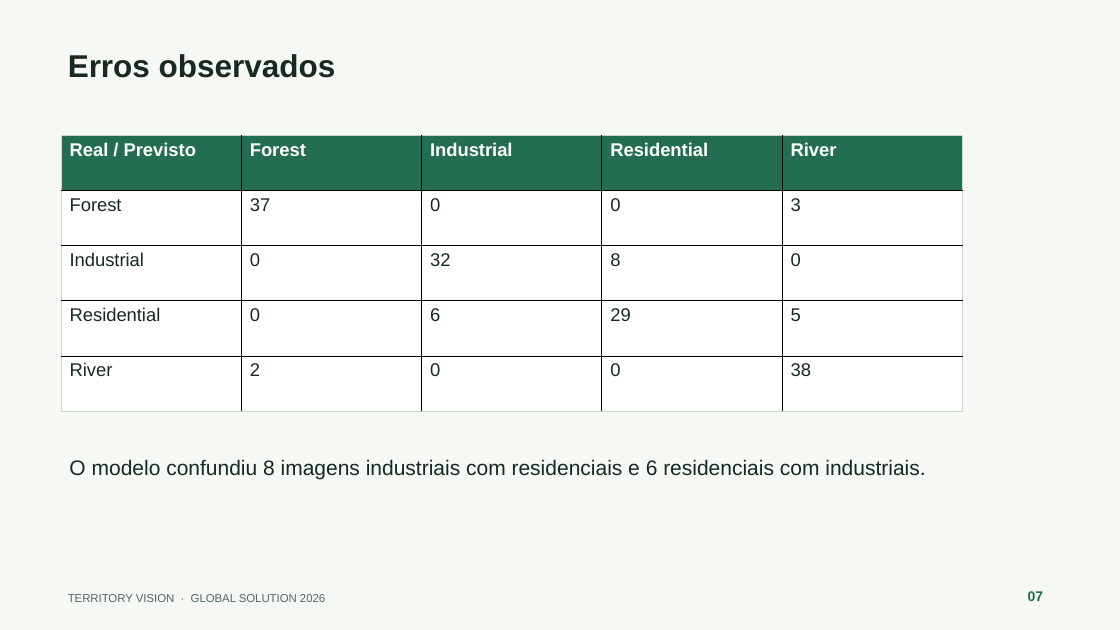
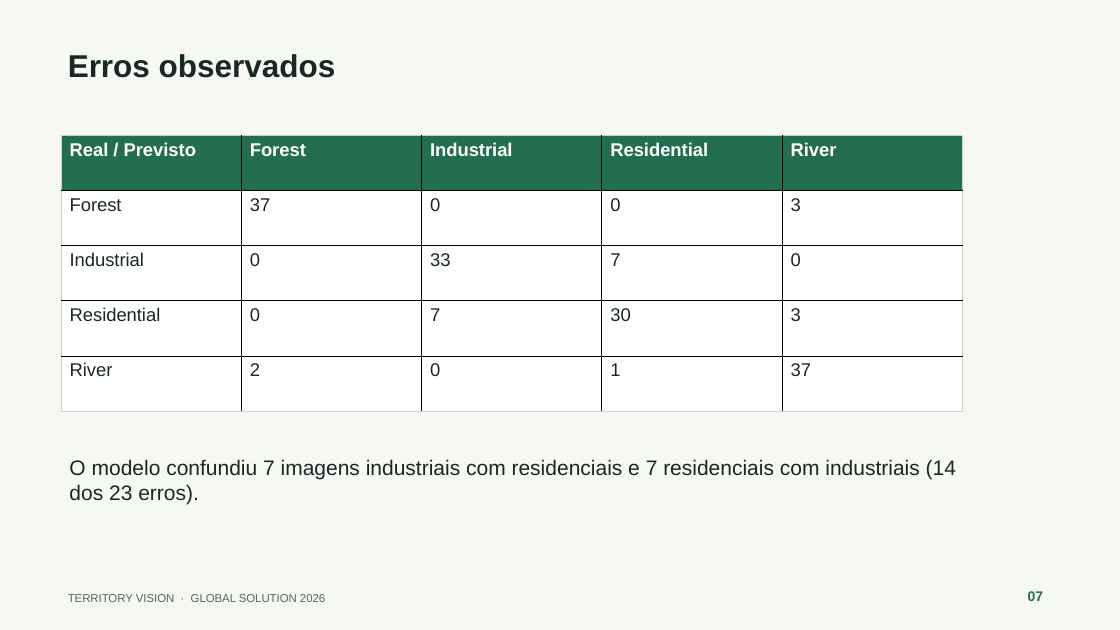
Before and after one commit to JoaoVictorAAbreu-Dev/gs-2026-cnn, a slide deck: slide 7 of docs/Territory_Vision_Apresentacao_Final.pptx. Drawn at 1120x630 pixels with LibreOffice and Linux fonts; fonts in the diff are those of the drawing. Boxes give left, top, right and bottom in pixels: in the first picture for what was removed or moved away, otherwise in the second. Text is boxed around its words. In the diff, an @@ line names an element or a change of style, - is before the commit and + after.

```diff
--- a/docs/Territory_Vision_Apresentacao_Final.pptx
+++ b/docs/Territory_Vision_Apresentacao_Final.pptx
@@ table at bbox=[61, 135, 965, 411] @@
-row 3, column 3: 32
+row 3, column 3: 33
-row 3, column 4: 8
+row 3, column 4: 7
-row 4: Residential | 0 | 6 | 29 | 5
+row 4: Residential | 0 | 7 | 30 | 3
-row 5, column 4: 0
+row 5, column 4: 1
-row 5, column 5: 38
+row 5, column 5: 37
@@ text at bbox=[69, 459, 956, 505]: text changed @@
-O modelo confundiu 8 imagens industriais com residenciais e 6 residenciais com industriais.
+O modelo confundiu 7 imagens industriais com residenciais e 7 residenciais com industriais (14 dos 23 erros).
```
Also in this commit, not shown: 6 other slides changed, 12 other files.
